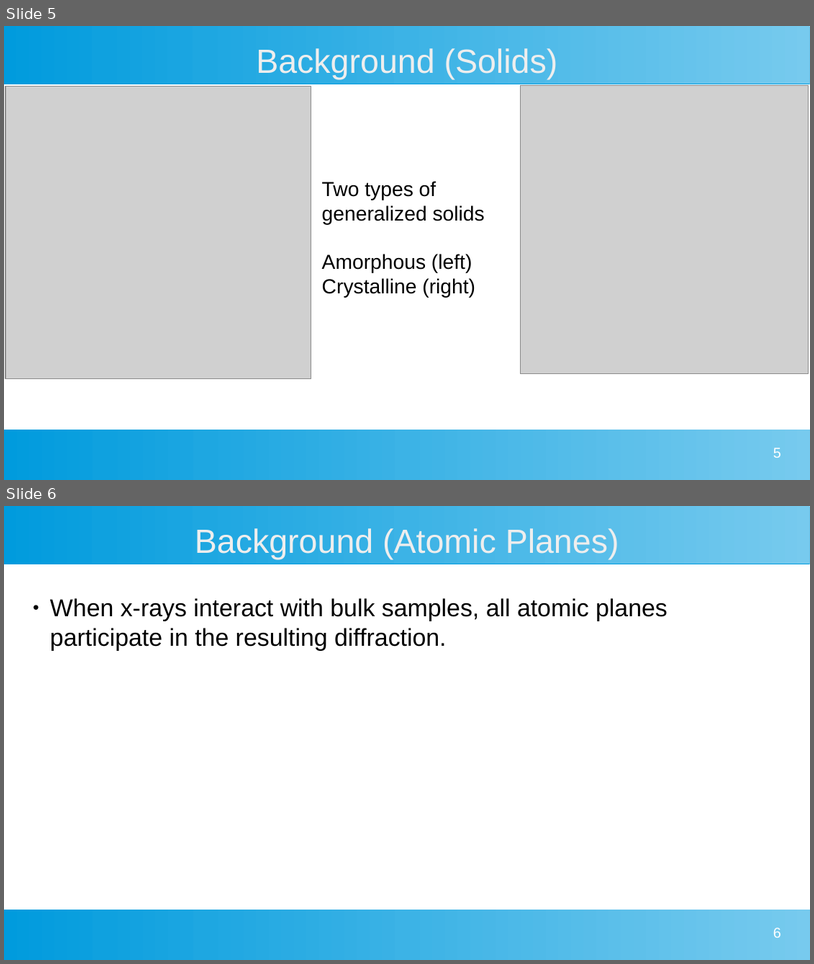
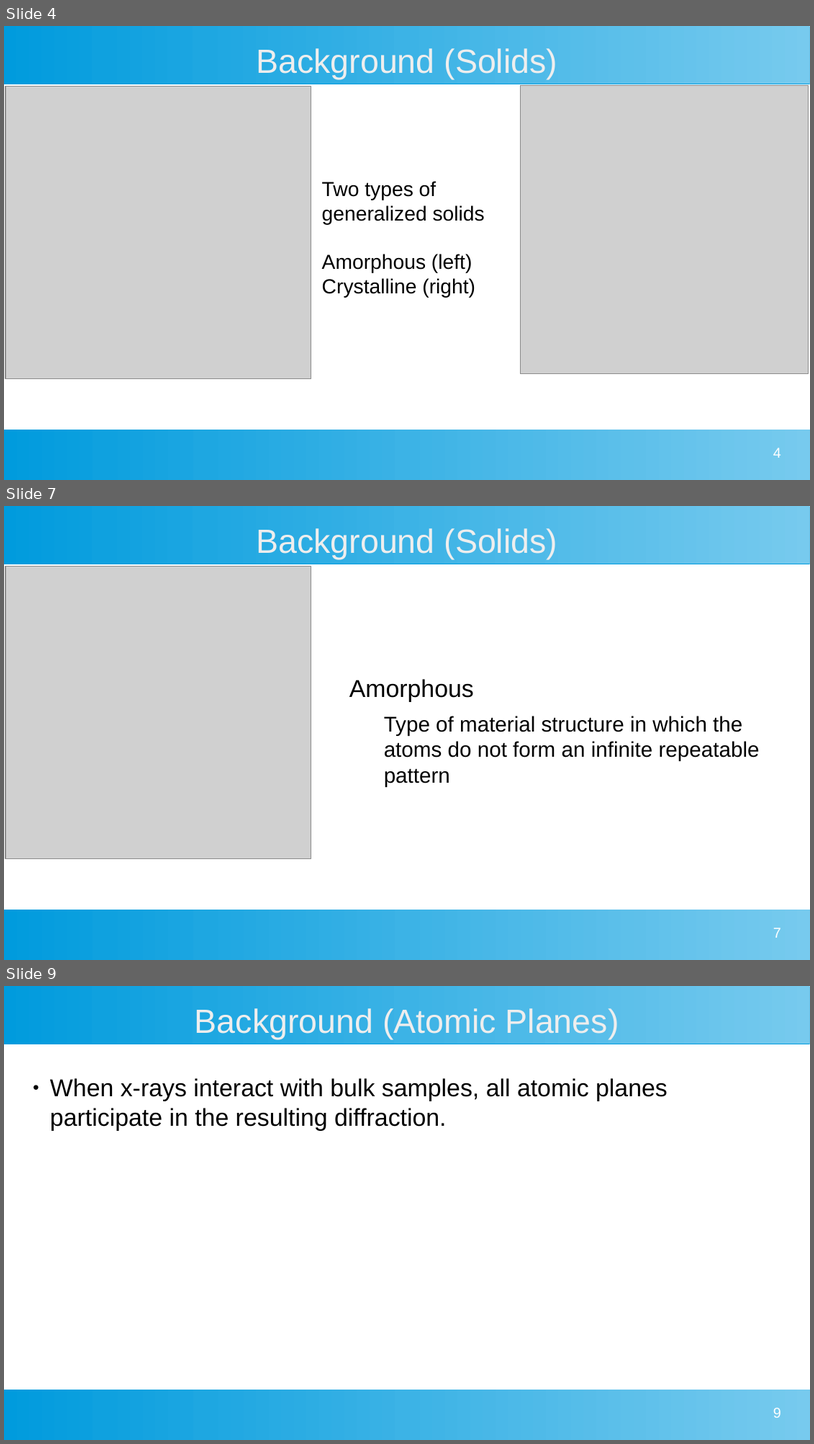
Before and after one commit to MarkS5001/GIXRD-Thesis, a slide deck: Thesis Defense Presentation.odp. Shown one above the other, each under a label of ours: slides 5 and 6 before the commit, slides 4, 7 and 9 after it; the slides between them are not shown. The pictures are 814x964 and 814x1444 pixels, drawn with LibreOffice and Linux fonts; fonts in the diff are those of the drawing; grey boxes stand for pictures. Boxes give left, top, right and bottom in pixels: in the first picture for what was removed or moved away, otherwise in the second. Text is boxed around its words. In the diff, an @@ line names an element or a change of style, - is before the commit and + after.

```diff
--- a/Thesis Defense Presentation.odp
+++ b/Thesis Defense Presentation.odp
@@ slide 7 added at (4, 506, 810, 960), background #FFFFFF; not listed: 2 template elements that a slide beside it also shows @@
@@ title added at (256, 528, 558, 559), 33 pt, text #EEEEEE @@
+Background (Solids)
@@ picture added at (5, 566, 311, 859) @@
@@ text added at (350, 679, 760, 787), 21 pt, text #000000 @@
+Amorphous
+  Type of material structure in which the atoms do not form an infinite repeatable pattern
@@ page number added at (774, 927, 782, 937), 14 pt, text #FFFFFF @@
+7
@@ what was slide 5 is now slide 4 @@
@@ page number at (774, 447, 782, 457): text changed @@
-5
+4
@@ what was slide 6 is now slide 9 @@
@@ page number at (774, 1407, 782, 1417): text changed @@
-6
+9
```
Also in this commit, not shown: 3 slides changed, 4 other slides added, 1 slide removed.
